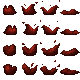
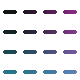
The second 80x80 image is a revision of the first. Changes to its layers:
added group "debug" with 4 layers above "slimDie" over 3, 0, 80, 75
added layer "burrowText" in group "debug" over 13, 0, 80, 65
added layer "burrow" in group "debug" over 3, 10, 77, 74
hid group "slimDie" (1 layers) over 3, 0, 80, 75
